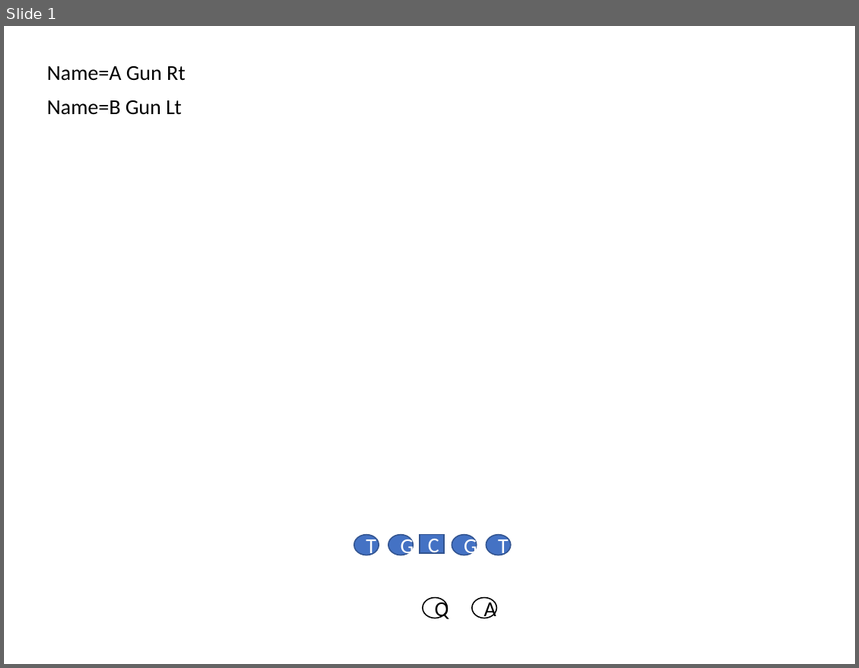
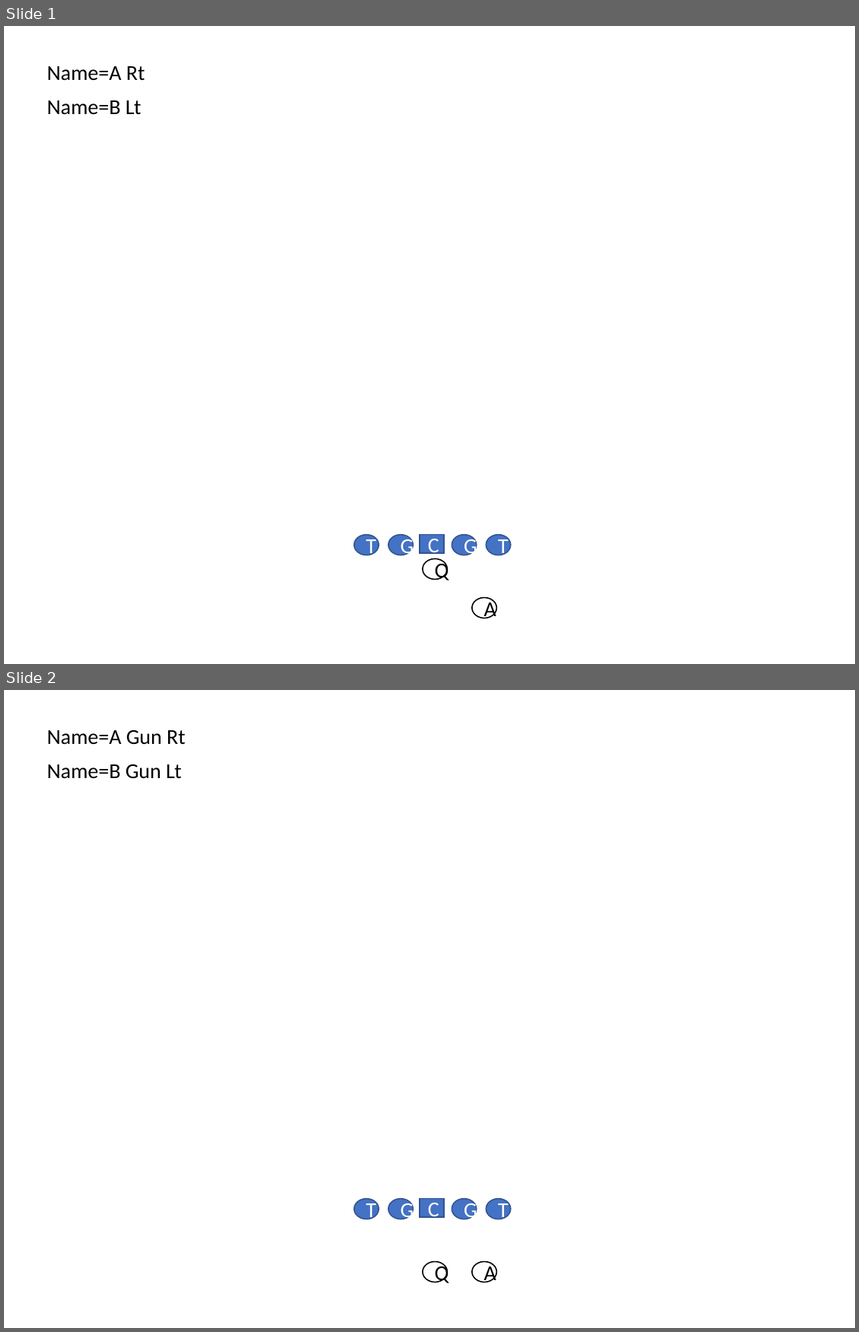
Before and after one commit to Aceplace/VBAScoutCard, a slide deck: backfield_templates.pptx. Shown one above the other, each under a label of ours: slide 1 before the commit, slides 1 and 2 after it. The pictures are 859x668 and 859x1332 pixels, drawn with LibreOffice and Linux fonts; fonts in the diff are those of the drawing. Boxes give left, top, right and bottom in pixels: in the first picture for what was removed or moved away, otherwise in the second. Text is boxed around its words. In the diff, an @@ line names an element or a change of style, - is before the commit and + after.

```diff
--- a/backfield_templates.pptx
+++ b/backfield_templates.pptx
@@ slide 1 added at bbox=[4, 26, 855, 664], background #FFFFFF @@
@@ text added at bbox=[47, 66, 145, 81], 18 pt, text #000000 @@
+Name=A Rt
@@ text added at bbox=[47, 100, 142, 115], 18 pt, text #000000 @@
+Name=B Lt
@@ ellipse added at bbox=[354, 535, 379, 556], fill #4472C4, outline #325491 1 pt, 18 pt, text #FFFFFF @@
+T
@@ ellipse added at bbox=[389, 535, 414, 556], fill #4472C4, outline #325491 1 pt, 18 pt, text #FFFFFF @@
+G
@@ rectangle added at bbox=[420, 535, 444, 553], fill #4472C4, outline #325491 1 pt, 18 pt, text #FFFFFF @@
+C
@@ ellipse added at bbox=[452, 535, 477, 556], fill #4472C4, outline #325491 1 pt, 18 pt, text #FFFFFF @@
+G
@@ ellipse added at bbox=[486, 535, 510, 556], fill #4472C4, outline #325491 1 pt, 18 pt, text #FFFFFF @@
+T
@@ ellipse added at bbox=[423, 559, 448, 579], fill #FFFFFF, outline #000000 1 pt, 18 pt, text #000000 @@
+Q
@@ ellipse added at bbox=[472, 598, 496, 619], fill #FFFFFF, outline #000000 1 pt, 18 pt, text #000000 @@
+A
@@ what was slide 1 is now slide 2 @@
```
Also in this commit, not shown: 8 other slides added, 11 other files.
